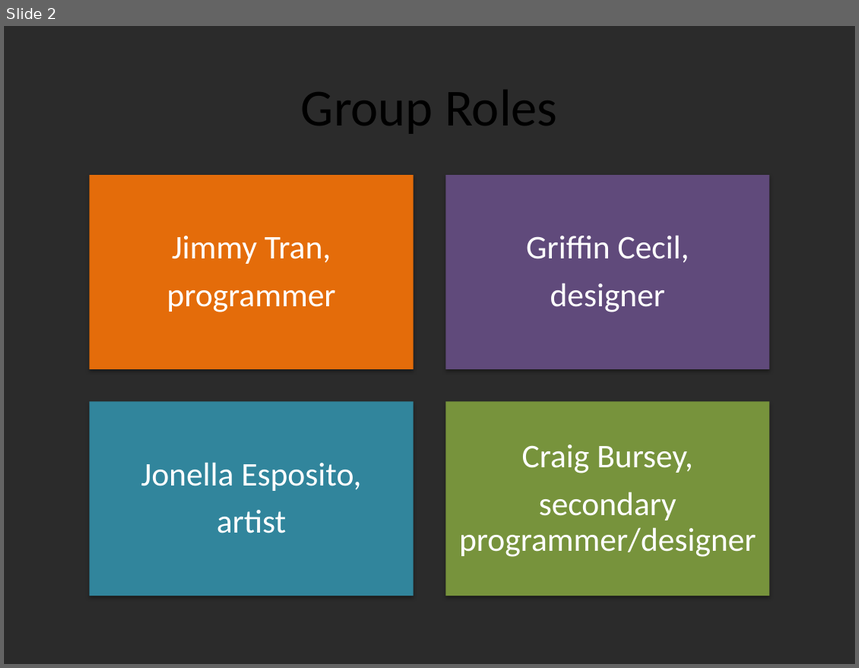
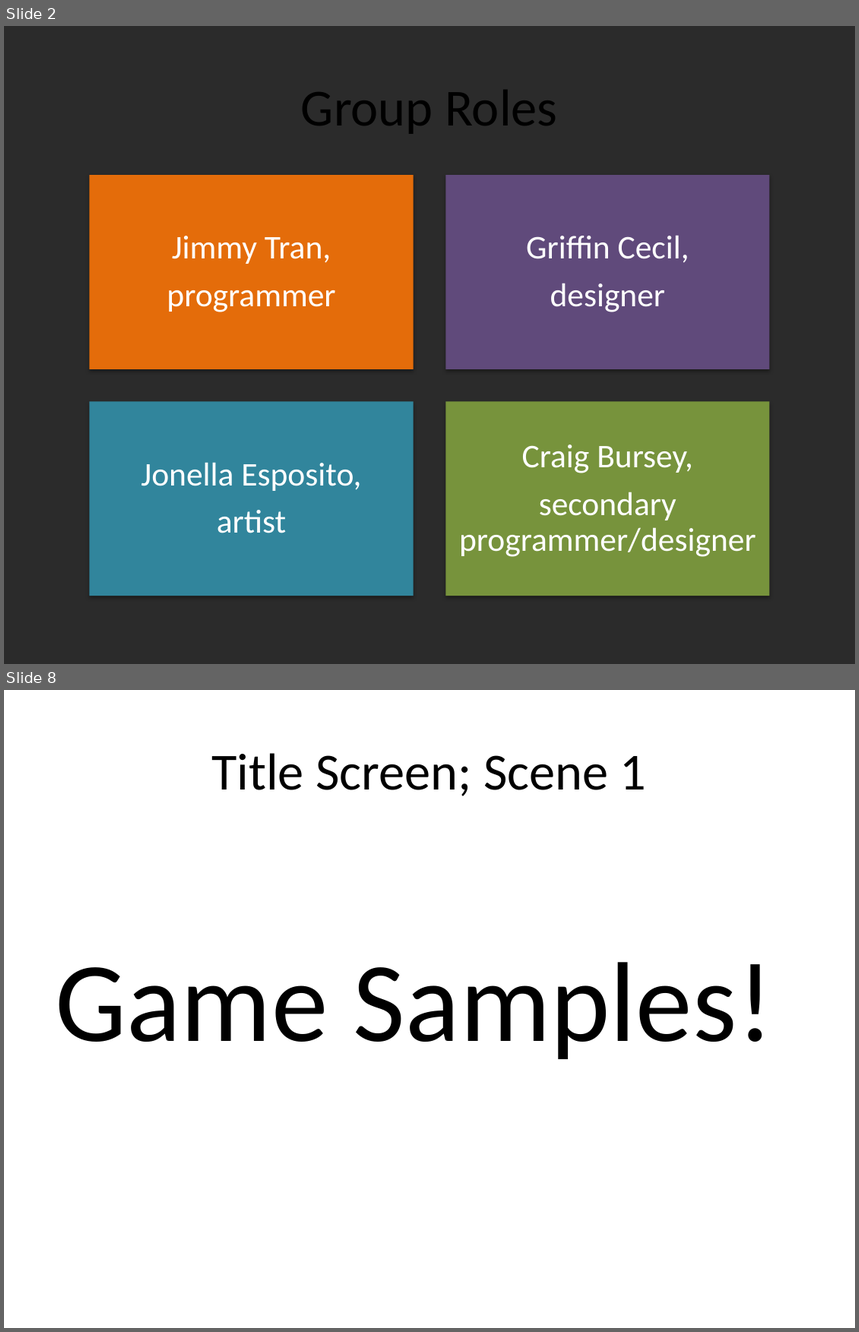
Before and after one commit to Jeemie/Ayee, a slide deck: WPIn Love, Status Update.pptx. Shown one above the other, each under a label of ours: slide 2 before the commit, slides 2 and 8 after it; the slides between them are not shown. The pictures are 859x668 and 859x1332 pixels, drawn with LibreOffice and Linux fonts; fonts in the diff are those of the drawing; background and template pictures are left out; a plain dark background stands for a picture behind light text. Boxes give left, top, right and bottom in pixels: in the first picture for what was removed or moved away, otherwise in the second. Text is boxed around its words. In the diff, an @@ line names an element or a change of style, - is before the commit and + after.

```diff
--- a/WPIn Love, Status Update.pptx
+++ b/WPIn Love, Status Update.pptx
@@ slide 8 added at (4, 690, 855, 1328), background picture (left out) @@
@@ title added at (211, 753, 647, 796), 44 pt, text #000000 @@
+Title Screen; Scene 1
@@ text added at (55, 962, 774, 1059), 96 pt, text #000000 @@
+Game Samples!
```
Also in this commit, not shown: 2 slides changed, 5 other slides added.
